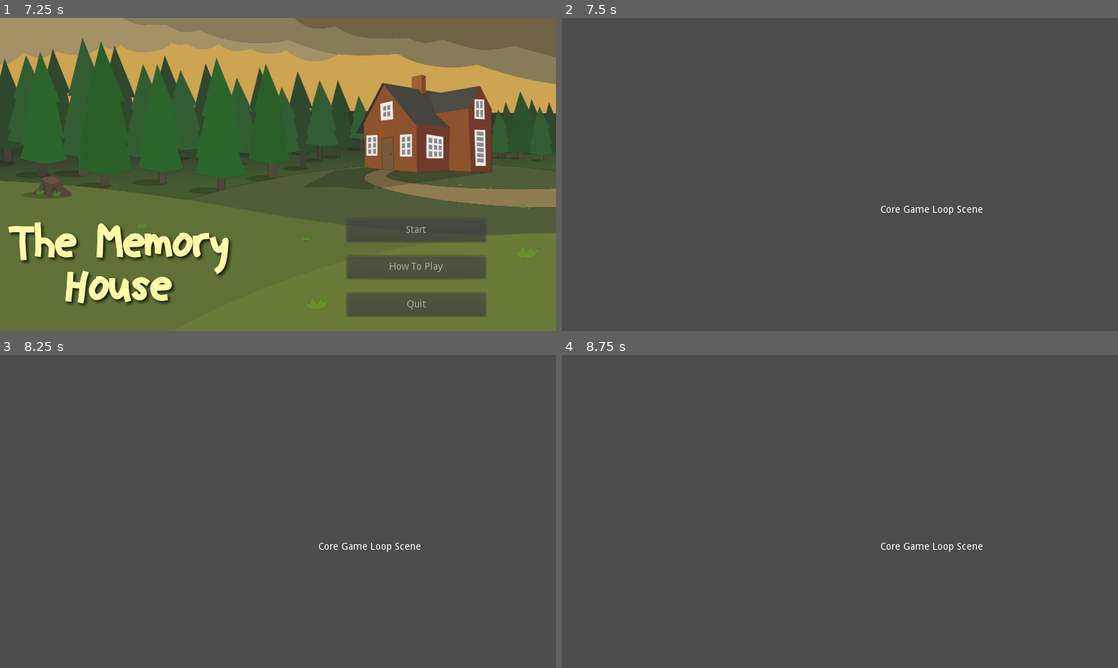
Above: before the commit, frames 1-4 (two rows, left to right).
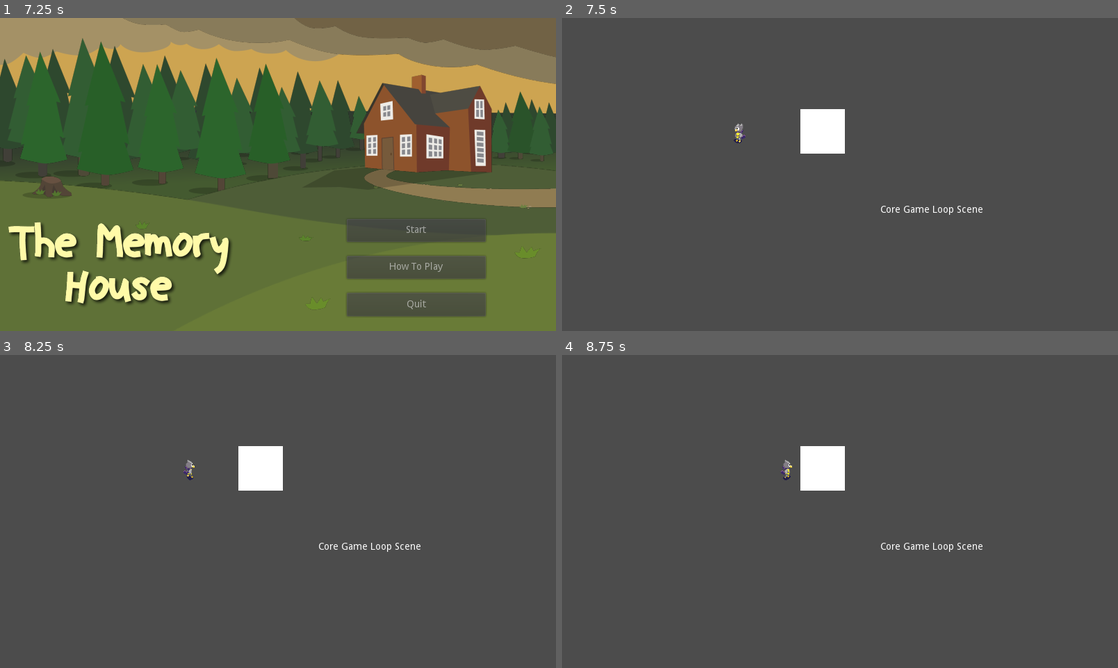
Above: after the commit, the same moments.

Repository: alannakelly/the-memory-house
Game: Godot game, scene res://splash/Splash.tscn
Same seed, same stepped clock (60 frames per second), same inputs: the game is played once before the commit and once after it.
Inputs:
- Up to frame 1 (7.25 s): tap Enter at 0.5, 2, 3.5 s; hold Right (ui_right) 0.53-1.28 s; hold Space (ui_select) 0.53-1.28 s; hold Down (ui_down) 1.28-2.03 s; tap Space (ui_select) at 1.35, 1.52, 1.82, 2.85, 3.02, 3.32, 4.35, 4.52, 4.82, 5.85, 6.02, 6.32 s; hold Right (ui_right) 2.03-2.78 s; hold Space (ui_select) 2.03-2.78 s; hold Up (ui_up) 2.78-3.53 s; hold Space (ui_select) 3.53-4.28 s; hold Left (ui_left) 3.53-5.03 s; hold Down (ui_down) 5.03-5.78 s; hold Space (ui_select) 5.03-5.78 s; hold Right (ui_right) 5.78-6.53 s; hold Up (ui_up) from 6.53 s (still down); hold Space (ui_select) from 6.53 s (still down)
- Up to frame 2 (7.5 s): release Up (ui_up) at 7.25 s; release Space (ui_select) at 7.25 s; click "Start" at 7.25 s
- Up to frame 3 (8.25 s): tap Space (ui_select) at 8, 8.1 s; hold Right (ui_right) from 8.03 s (still down)
- Up to frame 4 (8.75 s): keep holding Right (ui_right); tap Space (ui_select) at 8.27, 8.57 s

Frame 1 is identical in both runs. In frame 2, 1.2% of the frame differs, in the area x 30-51%, y 29-44%; in frame 3, 1.2%; in frame 4, 1.2%.

Commit message:
starting work on props

Diff:
--- a/main/Main.tscn
+++ b/main/Main.tscn
@@ -1,4 +1,7 @@
-[gd_scene format=2]
+[gd_scene load_steps=3 format=2]
+
+[ext_resource path="res://player/Player.tscn" type="PackedScene" id=1]
+[ext_resource path="res://props/Prop.tscn" type="PackedScene" id=2]
 
 [node name="Node2D" type="Node2D"]
 
@@ -11,3 +14,9 @@
 __meta__ = {
 "_edit_use_anchors_": false
 }
+
+[node name="Player" parent="." instance=ExtResource( 1 )]
+position = Vector2( 254, 165 )
+
+[node name="Prop" parent="." instance=ExtResource( 2 )]
+position = Vector2( 375, 163 )
--- a/player/Player.gd
+++ b/player/Player.gd
@@ -1,7 +1,28 @@
 extends KinematicBody2D
+
+class_name Player
 
 export var speed = 100.0
 var velocity = Vector2()
+var dusting = false;
+onready var sprite = $Sprite
+
+func _process(delta):
+	if Input.is_action_pressed("ui_select"):
+		dusting = true
+	else:
+		dusting = false
+
+	sprite.flip_h=false
+	if Input.is_action_pressed("ui_up"):
+		sprite.animation = "walk_north"
+	if Input.is_action_pressed("ui_down"):
+		sprite.animation = "walk_south"
+	if Input.is_action_pressed("ui_left"):
+		sprite.animation = "walk_west_east"
+	if Input.is_action_pressed("ui_right"):
+		sprite.flip_h=true
+		sprite.animation = "walk_west_east"
 
 func get_input():
 	velocity = Vector2()
--- a/player/Player.tscn
+++ b/player/Player.tscn
@@ -1,28 +1,159 @@
-[gd_scene load_steps=6 format=2]
+[gd_scene load_steps=32 format=2]
 
 [ext_resource path="res://player/Player.gd" type="Script" id=1]
+[ext_resource path="res://assets/Owlnubis_Sprite-sheet.png" type="Texture" id=2]
 
-[sub_resource type="Shader" id=4]
-code = "shader_type canvas_item;
+[sub_resource type="AtlasTexture" id=32]
+atlas = ExtResource( 2 )
+region = Rect2( 0, 128, 32, 32 )
 
-void fragment() {
-	COLOR=vec4(0.0,1.0,0.0,1.0);
-}"
+[sub_resource type="AtlasTexture" id=33]
+atlas = ExtResource( 2 )
+region = Rect2( 32, 64, 32, 32 )
 
-[sub_resource type="ShaderMaterial" id=5]
-shader = SubResource( 4 )
+[sub_resource type="AtlasTexture" id=34]
+atlas = ExtResource( 2 )
+region = Rect2( 64, 64, 32, 32 )
 
-[sub_resource type="QuadMesh" id=2]
-size = Vector2( 20, 20 )
+[sub_resource type="AtlasTexture" id=35]
+atlas = ExtResource( 2 )
+region = Rect2( 96, 64, 32, 32 )
+
+[sub_resource type="AtlasTexture" id=36]
+atlas = ExtResource( 2 )
+region = Rect2( 128, 64, 32, 32 )
+
+[sub_resource type="AtlasTexture" id=37]
+atlas = ExtResource( 2 )
+region = Rect2( 32, 96, 32, 32 )
+
+[sub_resource type="AtlasTexture" id=38]
+atlas = ExtResource( 2 )
+region = Rect2( 64, 96, 32, 32 )
+
+[sub_resource type="AtlasTexture" id=39]
+atlas = ExtResource( 2 )
+region = Rect2( 96, 96, 32, 32 )
+
+[sub_resource type="AtlasTexture" id=40]
+atlas = ExtResource( 2 )
+region = Rect2( 128, 96, 32, 32 )
+
+[sub_resource type="AtlasTexture" id=41]
+atlas = ExtResource( 2 )
+region = Rect2( 0, 64, 32, 32 )
+
+[sub_resource type="AtlasTexture" id=42]
+atlas = ExtResource( 2 )
+region = Rect2( 0, 0, 32, 32 )
+
+[sub_resource type="AtlasTexture" id=43]
+atlas = ExtResource( 2 )
+region = Rect2( 32, 0, 32, 32 )
+
+[sub_resource type="AtlasTexture" id=44]
+atlas = ExtResource( 2 )
+region = Rect2( 64, 0, 32, 32 )
+
+[sub_resource type="AtlasTexture" id=45]
+atlas = ExtResource( 2 )
+region = Rect2( 96, 0, 32, 32 )
+
+[sub_resource type="AtlasTexture" id=46]
+atlas = ExtResource( 2 )
+region = Rect2( 128, 0, 32, 32 )
+
+[sub_resource type="AtlasTexture" id=47]
+atlas = ExtResource( 2 )
+region = Rect2( 32, 32, 32, 32 )
+
+[sub_resource type="AtlasTexture" id=48]
+atlas = ExtResource( 2 )
+region = Rect2( 64, 32, 32, 32 )
+
+[sub_resource type="AtlasTexture" id=49]
+atlas = ExtResource( 2 )
+region = Rect2( 96, 32, 32, 32 )
+
+[sub_resource type="AtlasTexture" id=50]
+atlas = ExtResource( 2 )
+region = Rect2( 128, 32, 32, 32 )
+
+[sub_resource type="AtlasTexture" id=51]
+atlas = ExtResource( 2 )
+region = Rect2( 32, 128, 32, 32 )
+
+[sub_resource type="AtlasTexture" id=52]
+atlas = ExtResource( 2 )
+region = Rect2( 64, 128, 32, 32 )
+
+[sub_resource type="AtlasTexture" id=53]
+atlas = ExtResource( 2 )
+region = Rect2( 96, 128, 32, 32 )
+
+[sub_resource type="AtlasTexture" id=54]
+atlas = ExtResource( 2 )
+region = Rect2( 128, 128, 32, 32 )
+
+[sub_resource type="AtlasTexture" id=55]
+atlas = ExtResource( 2 )
+region = Rect2( 32, 160, 32, 32 )
+
+[sub_resource type="AtlasTexture" id=56]
+atlas = ExtResource( 2 )
+region = Rect2( 64, 160, 32, 32 )
+
+[sub_resource type="AtlasTexture" id=57]
+atlas = ExtResource( 2 )
+region = Rect2( 96, 160, 32, 32 )
+
+[sub_resource type="AtlasTexture" id=58]
+atlas = ExtResource( 2 )
+region = Rect2( 128, 160, 32, 32 )
+
+[sub_resource type="SpriteFrames" id=31]
+animations = [ {
+"frames": [ SubResource( 32 ) ],
+"loop": true,
+"name": "idle_west_east",
+"speed": 5.0
+}, {
+"frames": [ SubResource( 33 ), SubResource( 34 ), SubResource( 35 ), SubResource( 36 ), SubResource( 37 ), SubResource( 38 ), SubResource( 39 ), SubResource( 40 ) ],
+"loop": true,
+"name": "walk_south",
+"speed": 12.0
+}, {
+"frames": [ SubResource( 41 ) ],
+"loop": true,
+"name": "idle_south",
+"speed": 5.0
+}, {
+"frames": [ SubResource( 42 ) ],
+"loop": true,
+"name": "idle_north",
+"speed": 5.0
+}, {
+"frames": [ SubResource( 43 ), SubResource( 44 ), SubResource( 45 ), SubResource( 46 ), SubResource( 47 ), SubResource( 48 ), SubResource( 49 ), SubResource( 50 ) ],
+"loop": true,
+"name": "walk_north",
+"speed": 12.0
+}, {
+"frames": [ SubResource( 51 ), SubResource( 52 ), SubResource( 53 ), SubResource( 54 ), SubResource( 55 ), SubResource( 56 ), SubResource( 57 ), SubResource( 58 ) ],
+"loop": true,
+"name": "walk_west_east",
+"speed": 12.0
+} ]
 
 [sub_resource type="CircleShape2D" id=3]
 
 [node name="Player" type="KinematicBody2D"]
 script = ExtResource( 1 )
 
-[node name="MeshInstance2D" type="MeshInstance2D" parent="."]
-material = SubResource( 5 )
-mesh = SubResource( 2 )
+[node name="Sprite" type="AnimatedSprite" parent="."]
+frames = SubResource( 31 )
+animation = "idle_west_east"
+playing = true
 
 [node name="Collision" type="CollisionShape2D" parent="."]
+visible = false
 shape = SubResource( 3 )
--- a/project.godot
+++ b/project.godot
@@ -7,6 +7,16 @@
 ;   param=value ; assign values to parameters
 
 config_version=4
+
+_global_script_classes=[ {
+"base": "KinematicBody2D",
+"class": "Player",
+"language": "GDScript",
+"path": "res://player/Player.gd"
+} ]
+_global_script_class_icons={
+"Player": ""
+}
 
 [application]
 
@@ -18,6 +28,7 @@
 
 window/size/width=800
 window/size/height=450
+window/stretch/mode="2d"
 
 [editor_plugins]
 
@@ -57,11 +68,6 @@
 , Object(InputEventKey,"resource_local_to_scene":false,"resource_name":"","device":0,"alt":false,"shift":false,"control":false,"meta":false,"command":false,"pressed":false,"scancode":83,"physical_scancode":0,"unicode":0,"echo":false,"script":null)
  ]
 }
-player_jump={
-"deadzone": 0.5,
-"events": [ Object(InputEventKey,"resource_local_to_scene":false,"resource_name":"","device":0,"alt":false,"shift":false,"control":false,"meta":false,"command":false,"pressed":false,"scancode":32,"physical_scancode":0,"unicode":0,"echo":false,"script":null)
- ]
-}
 
 [physics]
 
--- a/props/Prop.gd
+++ b/props/Prop.gd
@@ -1,4 +1,24 @@
 extends Node2D
 
+enum Type {
+	NONE,
+	FLOWER_POT,
+	BOOKSHELF,
+	TABLE,
+	GLASS_OF_WATER,
+	WARDROBE,
+	CAKE_SLICER,
+	DINING_CLOTH,
+	PLAYING_CARDS,
+	INDOOR_PLANTS
+}
+
+var dusted = false;
+var color = Color(0.0,0.0,1.0)
+export var type = Type.NONE
+
 func _on_Collision_body_entered(body):
-	print_debug("hit by: ", body)
+	if body is Player:
+		if body.dusting:
+			dusted = true
+			self.modulate = Color(0.0,1.0,0.5)
--- a/props/Prop.tscn
+++ b/props/Prop.tscn
@@ -1,16 +1,6 @@
-[gd_scene load_steps=6 format=2]
+[gd_scene load_steps=4 format=2]
 
 [ext_resource path="res://props/Prop.gd" type="Script" id=1]
-
-[sub_resource type="Shader" id=1]
-code = "shader_type canvas_item;
-
-void fragment() {
-	COLOR=vec4(0.0,0.0,1.0,1.0);
-}"
-
-[sub_resource type="ShaderMaterial" id=2]
-shader = SubResource( 1 )
 
 [sub_resource type="QuadMesh" id=3]
 size = Vector2( 64, 64 )
@@ -24,7 +14,6 @@
 [node name="Graphics" type="Node2D" parent="."]
 
 [node name="MeshInstance2D" type="MeshInstance2D" parent="Graphics"]
-material = SubResource( 2 )
 mesh = SubResource( 3 )
 
 [node name="Collision" type="Area2D" parent="."]
Binary file added: assets/Owlnubis_Sprite-sheet.png
Not shown, added: assets/Owlnubis_Sprite-sheet.png.import
